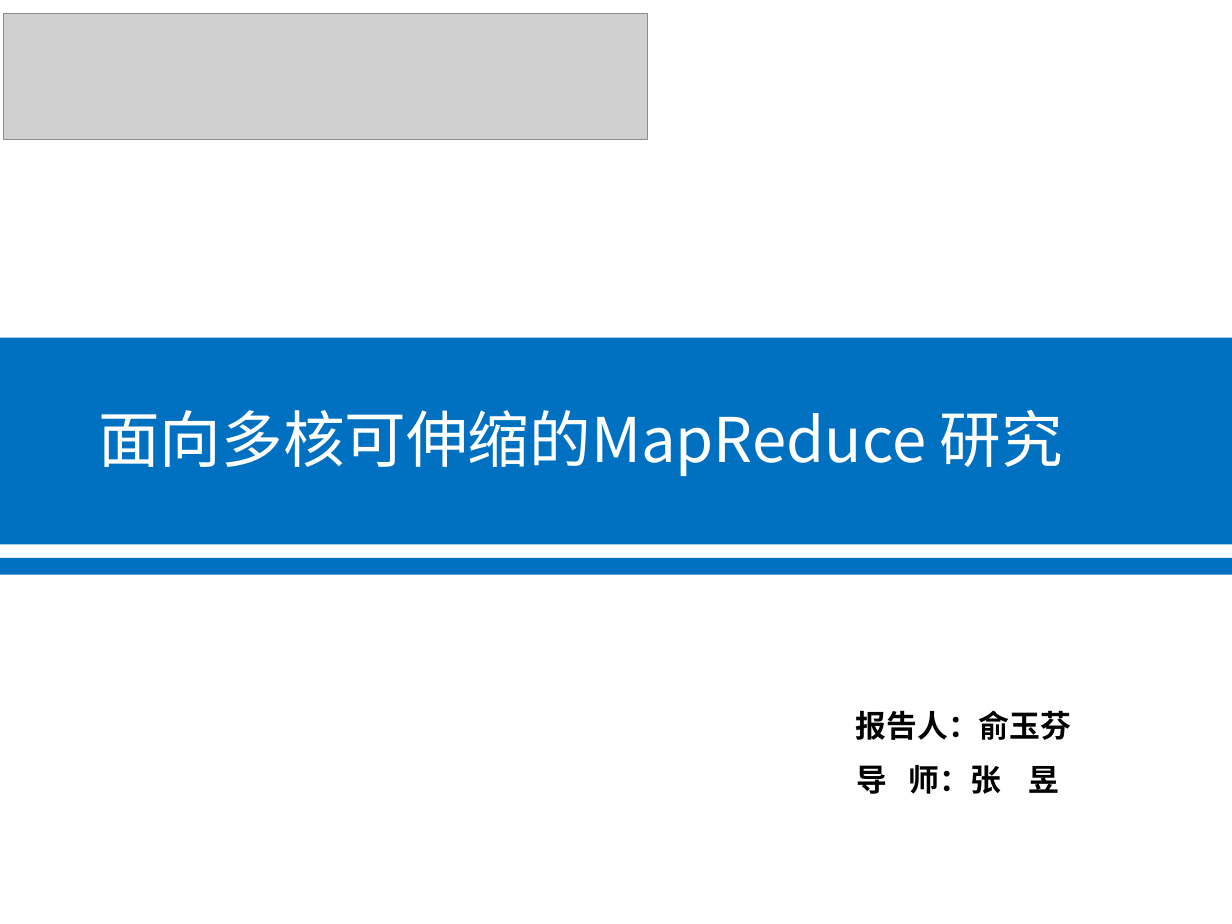
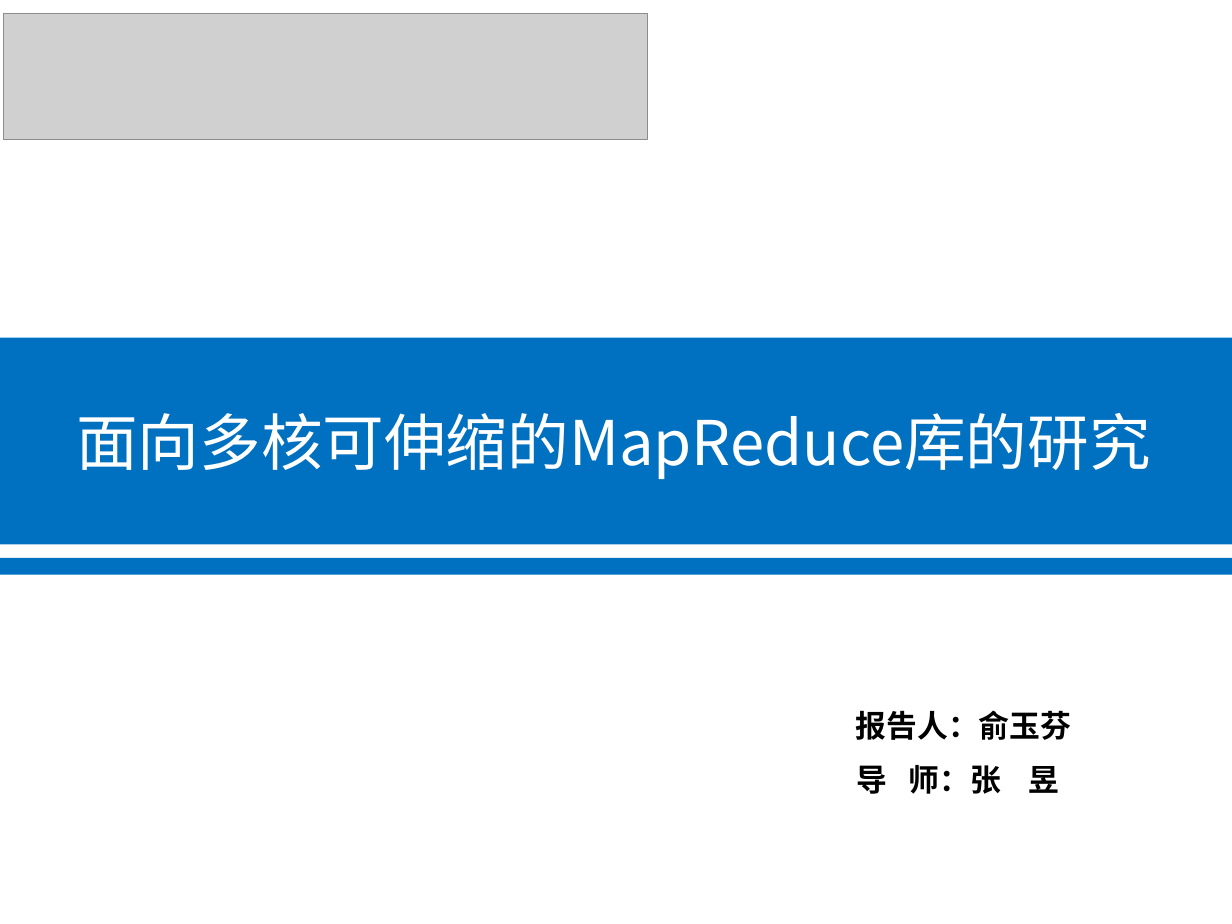
Before and after one commit to yufenyu/work, a slide deck: slide 1 of dmr_paper/paper/chinaSys-2016.ppt. Drawn at 1232x924 pixels with LibreOffice and Linux fonts; fonts in the diff are those of the drawing; grey boxes stand for pictures. Boxes give left, top, right and bottom in pixels: in the first picture for what was removed or moved away, otherwise in the second. Text is boxed around its words. In the diff, an @@ line names an element or a change of style, - is before the commit and + after.

```diff
--- a/dmr_paper/paper/chinaSys-2016.ppt
+++ b/dmr_paper/paper/chinaSys-2016.ppt
@@ text at bbox=[76, 413, 1150, 479]: text changed @@
-面向多核可伸缩的MapReduce 研究
+面向多核可伸缩的MapReduce库的研究
```
Also in this commit, not shown: 9 other slides changed, 1 slide removed.
